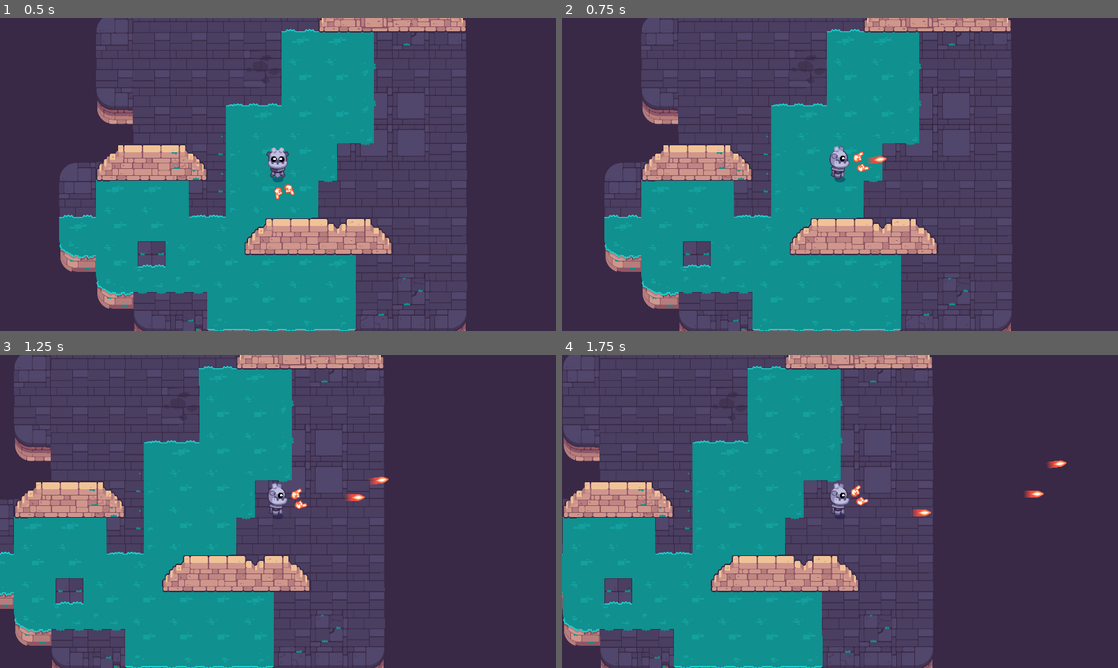
Above: before the commit, frames 1-4 (two rows, left to right).
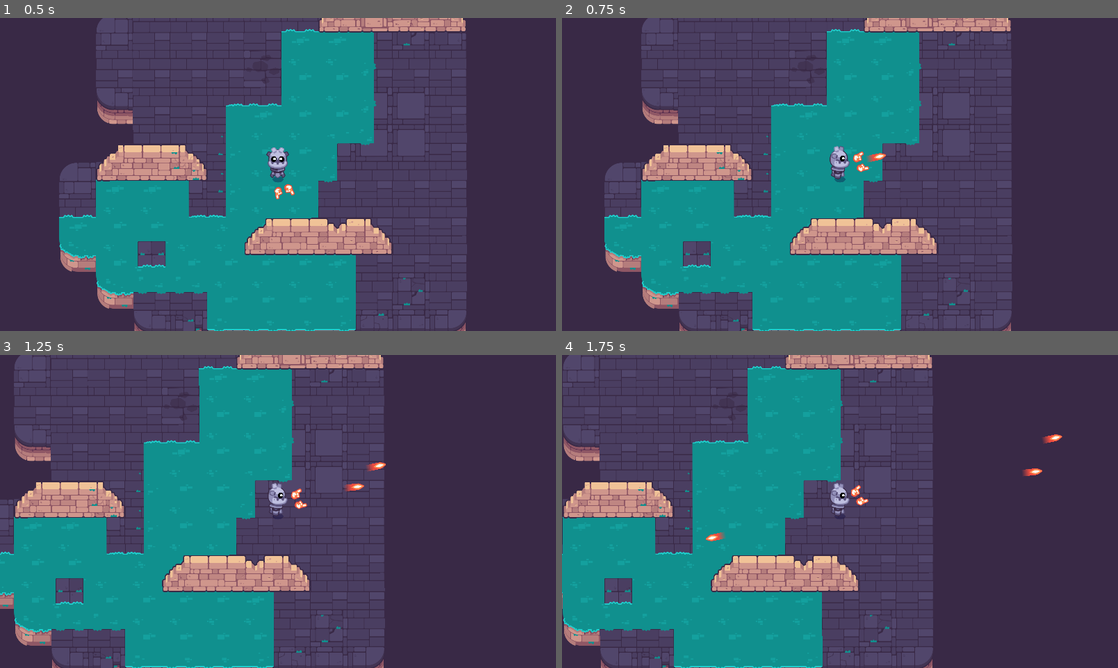
Above: after the commit, the same moments.

Repository: joszeto1/Path-of-Sorcerers-Game
Game: Godot game, scene res://test.tscn
Two runs of this game, one before a commit and one after it. Both use one fixed random seed, a clock stepped at 60 frames per second and the inputs below. The project has no main scene, so this scene is started directly.
Inputs (mouse positions are in pixels of both pictures, inside the frame that each line leads up to):
- Up to frame 1 (0.5 s): no input
- Up to frame 2 (0.75 s): tap Enter at 0.5 s; move the mouse to (962, 158) at 0.52 s; hold Right (move_right) from 0.53 s (still down); click (962, 158) at 0.6 s
- Up to frame 3 (1.25 s): keep holding Right (move_right); tap Space at 0.77 s
- Up to frame 4 (1.75 s): release Right (move_right) at 1.25 s; drag from (728, 527) to (945, 480) at 1.27 s

Frame 1 is identical in both runs. In frame 2, less than 0.1% of the frame differs, in the area x 54-59%, y 43-47%; in frame 3, 0.3%; in frame 4, 0.4%, in the area x 25-91%, y 25-60%.

Commit message:
fixed backwards shooting when pointing left

Diff:
--- a/M10.twin_stick_workbook/weapon.gd
+++ b/M10.twin_stick_workbook/weapon.gd
@@ -16,4 +16,10 @@
 	bullet.speed = speed
 	bullet.max_range = max_range
 	bullet.global_position = global_position
-	bullet.rotation = randf_range(-angle/2.0, angle/2.0)
+	#bullet.rotation = randf_range(-angle/2.0, angle/2.0)
+	#modified the above line and put below so you could see both
+
+	#Adjust rotation based on weapon's direction and random spread
+	var direction = sign(global_scale.x) #positive if facing right, negative if facing left
+	var random_angle = randf_range(-angle / 2.0, angle /2.0)
+	bullet.rotation = global_rotation + random_angle * direction
